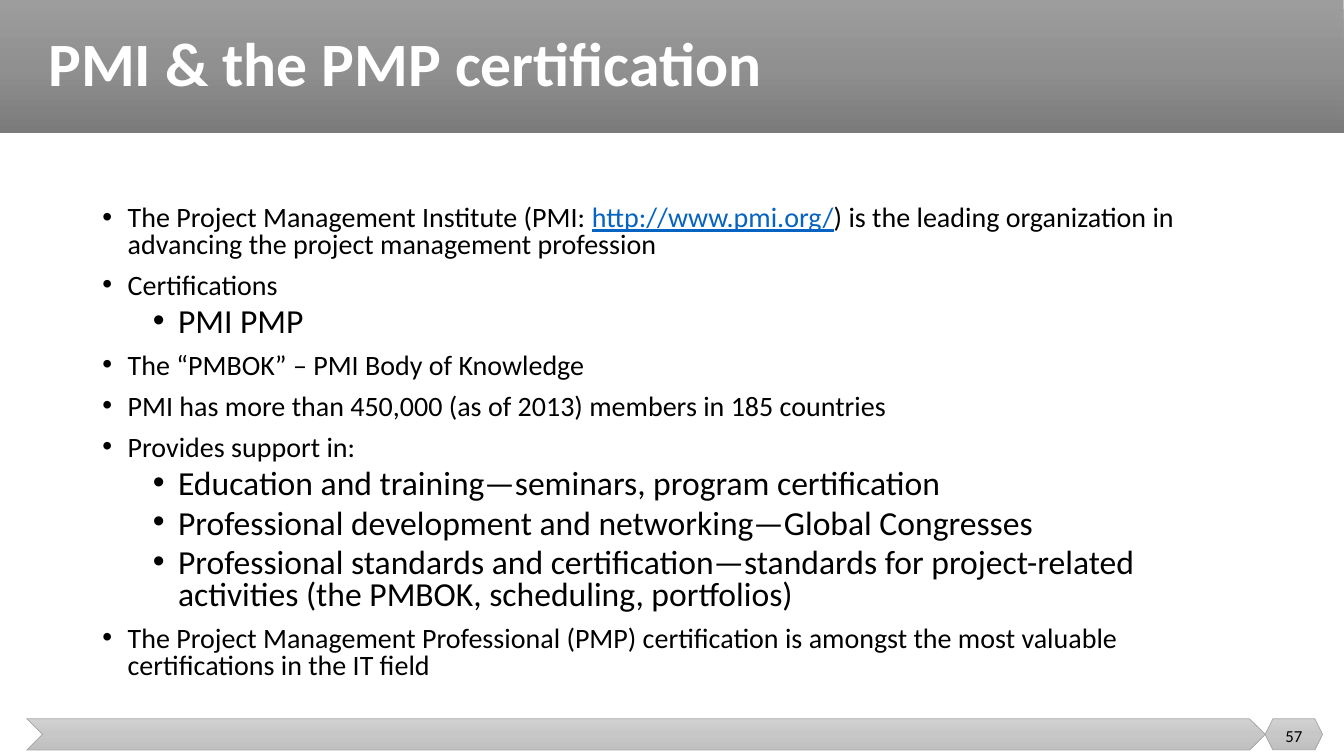
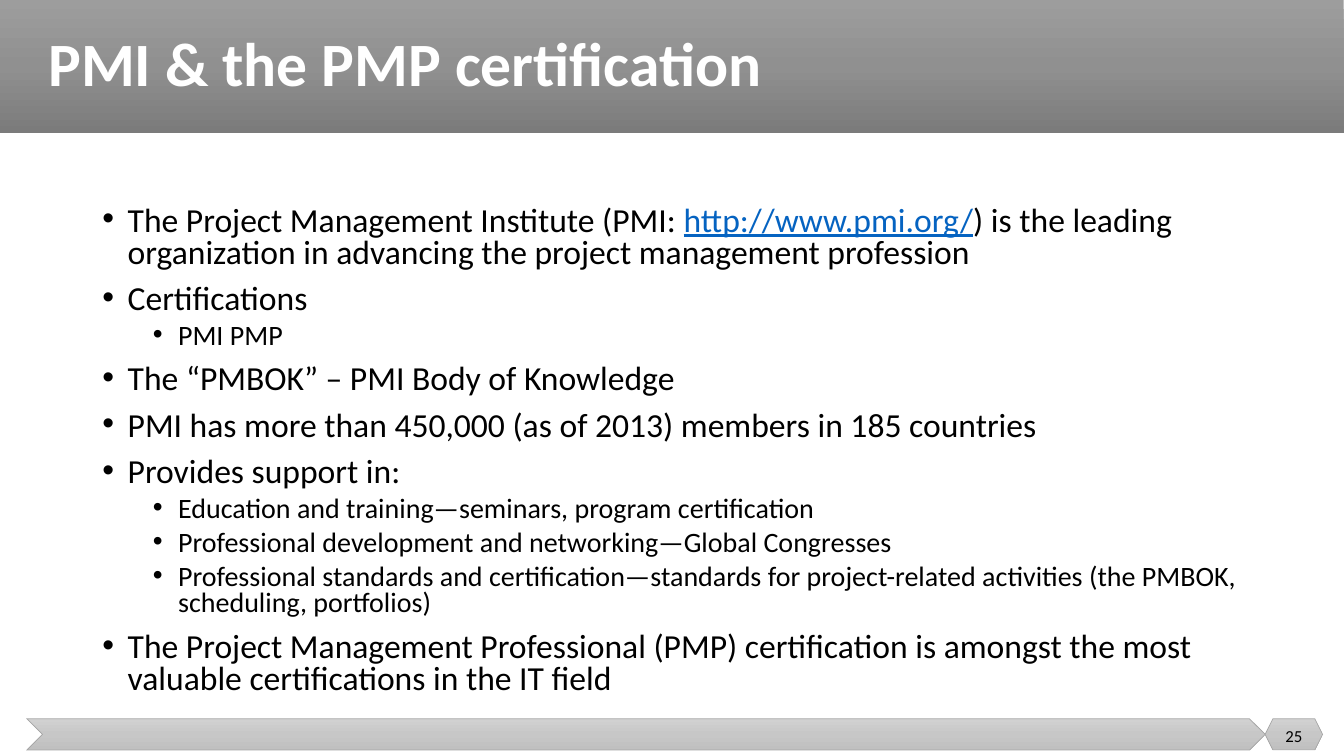
Before and after one commit to malenezi/malenezi, a slide deck: slide 25 of SE423/Lectures/2-SE Context/Project Management and SE Context.pptx (slide 57 before the commit). Drawn at 1344x756 pixels with LibreOffice and Linux fonts; fonts in the diff are those of the drawing. Boxes give left, top, right and bottom in pixels: in the first picture for what was removed or moved away, otherwise in the second. Text is boxed around its words. In the diff, an @@ line names an element or a change of style, - is before the commit and + after.

```diff
--- a/SE423/Lectures/2-SE Context/Project Management and SE Context.pptx
+++ b/SE423/Lectures/2-SE Context/Project Management and SE Context.pptx
@@ text "The Project Management Institute (PMI: ..." at bbox=[128, 207, 1236, 691]: size 20 to 24 pt in "The Project Management Institute (PMI: http://www.pmi.org/)  ...", "Certifications", "The “PMBOK” – PMI Body of Knowledge", "PMI has more than 450,000 (as of ..." and 2 more places; size 24 to 20 pt in "PMI PMP", "Education and training—seminars, program certification", "Professional development and networking—Global Congresses", "Professional standards and certification—standards for proje ..." @@
@@ page number at bbox=[1285, 731, 1302, 742]: text changed @@
-57
+25
```
Also in this commit, not shown: 12 other slides changed, 1 slide added, 3 slides removed.
